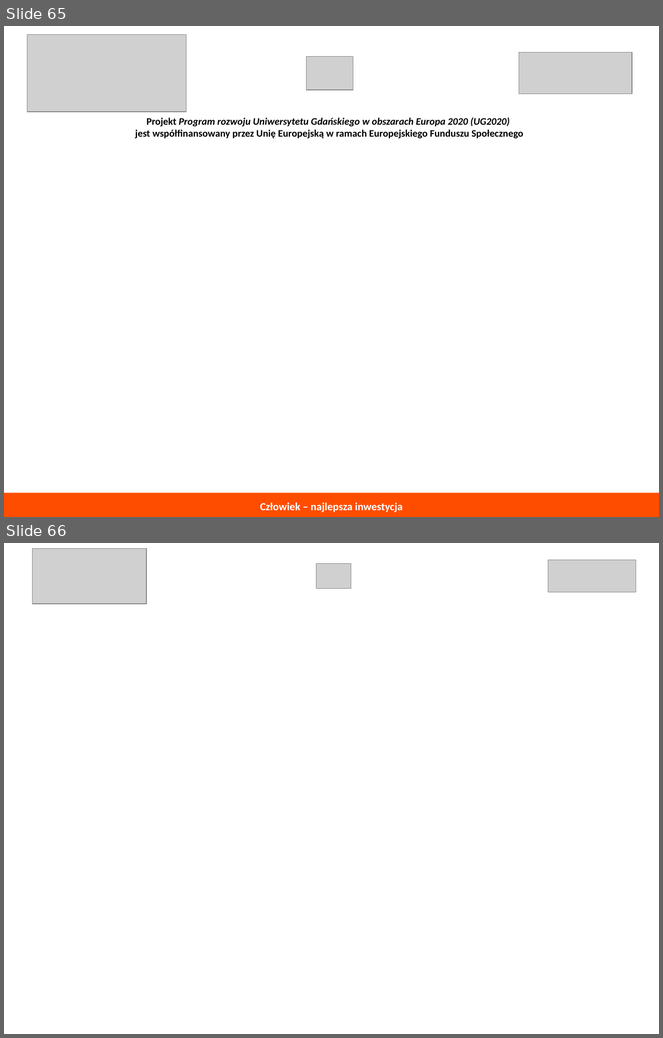
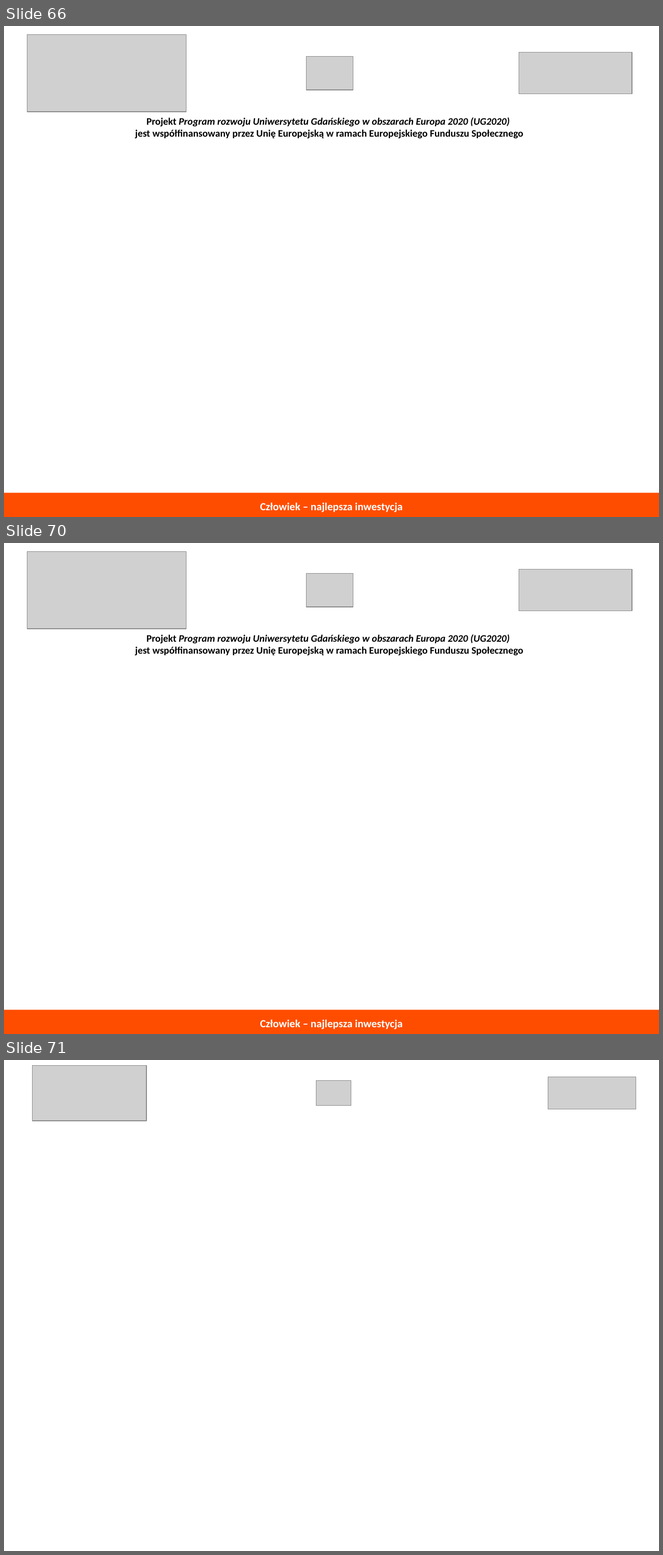
Before and after one commit to ljadanowski/syllabus-testowanie-aplikacji, a slide deck: todo/konspekt_wykladu.odp. Shown one above the other, each under a label of ours: slides 65 and 66 before the commit, slides 66, 70 and 71 after it; the slides between them are not shown. The pictures are 663x1038 and 663x1555 pixels, drawn with LibreOffice and Linux fonts; fonts in the diff are those of the drawing; grey boxes stand for pictures. Boxes give left, top, right and bottom in pixels: in the first picture for what was removed or moved away, otherwise in the second. Text is boxed around its words. In the diff, an @@ line names an element or a change of style, - is before the commit and + after.

```diff
--- a/todo/konspekt_wykladu.odp
+++ b/todo/konspekt_wykladu.odp
@@ slide 70 added at [4, 543, 659, 1034], background #FFFFFF @@
@@ group added at [27, 551, 632, 656]: 3 pictures, 1 text @@
+Projekt Program rozwoju Uniwersytetu Gdańskiego w obszarach Europa 2020 (UG2020)
+jest współfinansowany przez Unię Europejską w ramach Europejskiego Funduszu Społecznego
@@ rectangle added at [4, 1010, 659, 1034], fill #FF4D00, 12 pt, text #FFFFFF, bold @@
+Człowiek – najlepsza inwestycja
@@ what was slide 65 is now slide 66 @@
@@ what was slide 66 is now slide 71 @@
```
Also in this commit, not shown: 4 other slides added, 1 other file.
